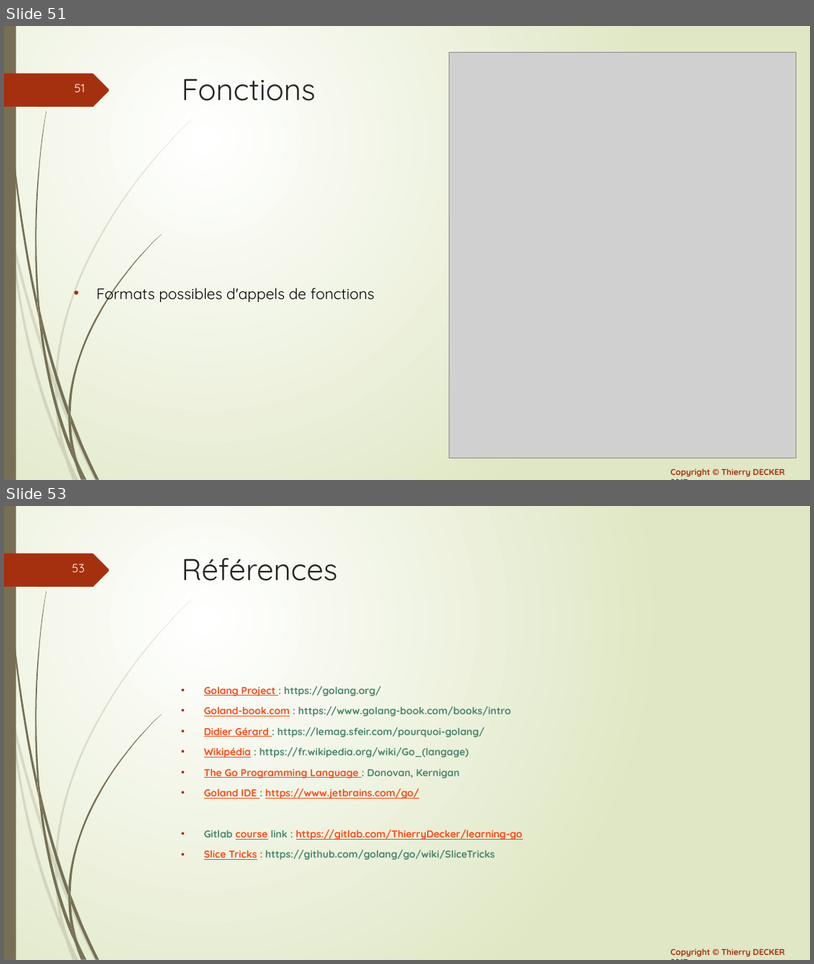
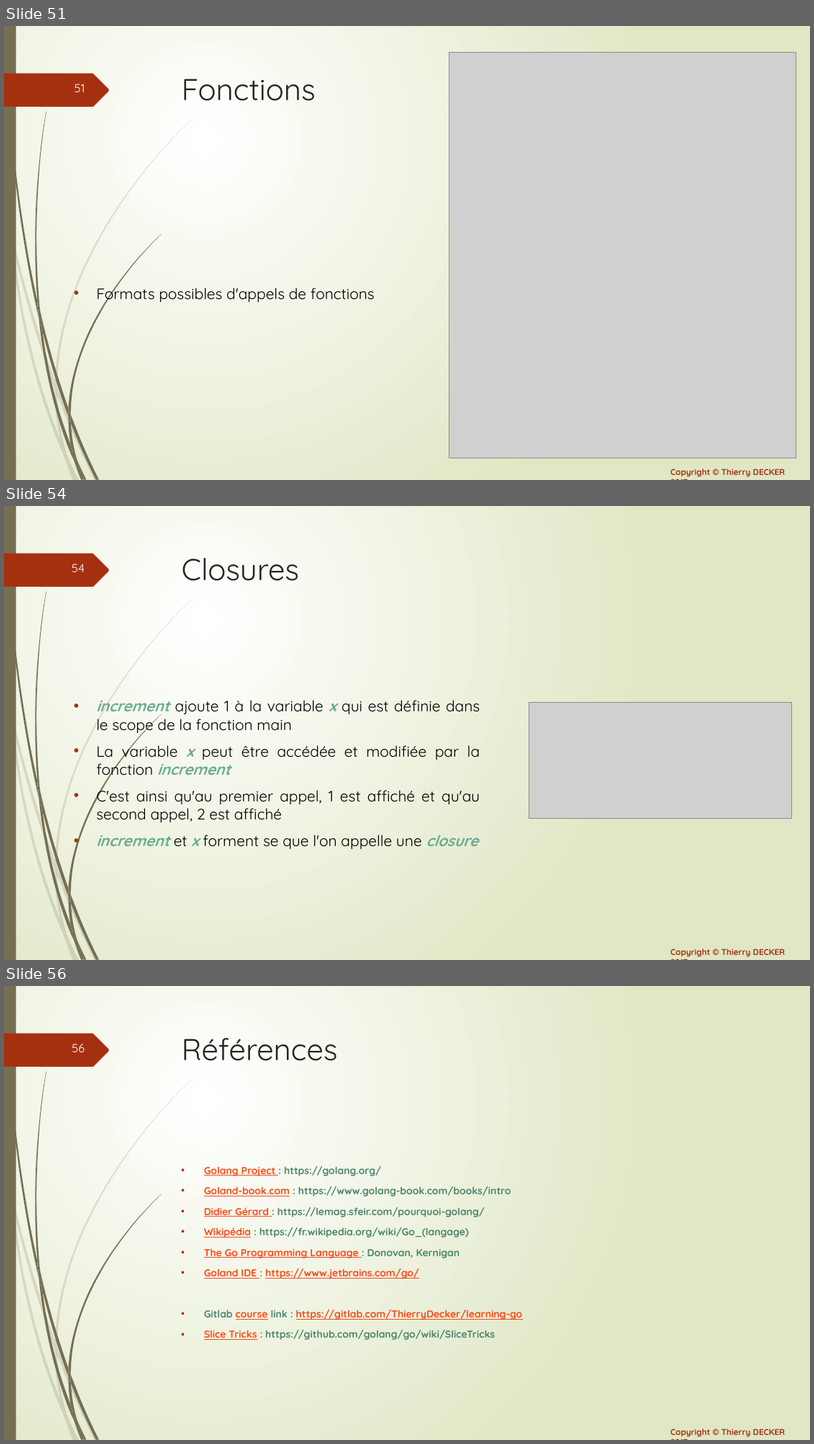
Before and after one commit to thierrydecker/learning-go, a slide deck: documentations/learning-go.pptx. Shown one above the other, each under a label of ours: slides 51 and 53 before the commit, slides 51, 54 and 56 after it; the slides between them are not shown. The pictures are 814x964 and 814x1444 pixels, drawn with LibreOffice and Linux fonts; fonts in the diff are those of the drawing; grey boxes stand for pictures. Boxes give left, top, right and bottom in pixels: in the first picture for what was removed or moved away, otherwise in the second. Text is boxed around its words. In the diff, an @@ line names an element or a change of style, - is before the commit and + after.

Commit message:
Added closures

```diff
--- a/documentations/learning-go.pptx
+++ b/documentations/learning-go.pptx
@@ slide 54 added at (x1=4, y1=506, x2=810, y2=960), background gradient #FFFFFF to #DFE8C4; not listed: 26 template elements that a slide beside it also shows @@
@@ title added at (x1=182, y1=558, x2=300, y2=581), 36 pt, text #262626 @@
+Closures
@@ text added at (x1=96, y1=700, x2=480, y2=849), 18 pt, text #000000 @@
+• increment ajoute 1 à la variable x qui est définie dans le scope de la fonction main
+• La variable x peut être accédée et modifiée par la fonction increment
+• C'est ainsi qu'au premier appel, 1 est affiché et qu'au second appel, 2 est affiché
+• increment et x forment se que l'on appelle une closure
@@ picture added at (x1=530, y1=703, x2=792, y2=818) @@
@@ what was slide 53 is now slide 56 @@
@@ page number at (x1=72, y1=1044, x2=85, y2=1052): text changed @@
-53
+56
```
Also in this commit, not shown: 1 slide changed, 2 other slides added, 2 other files.
